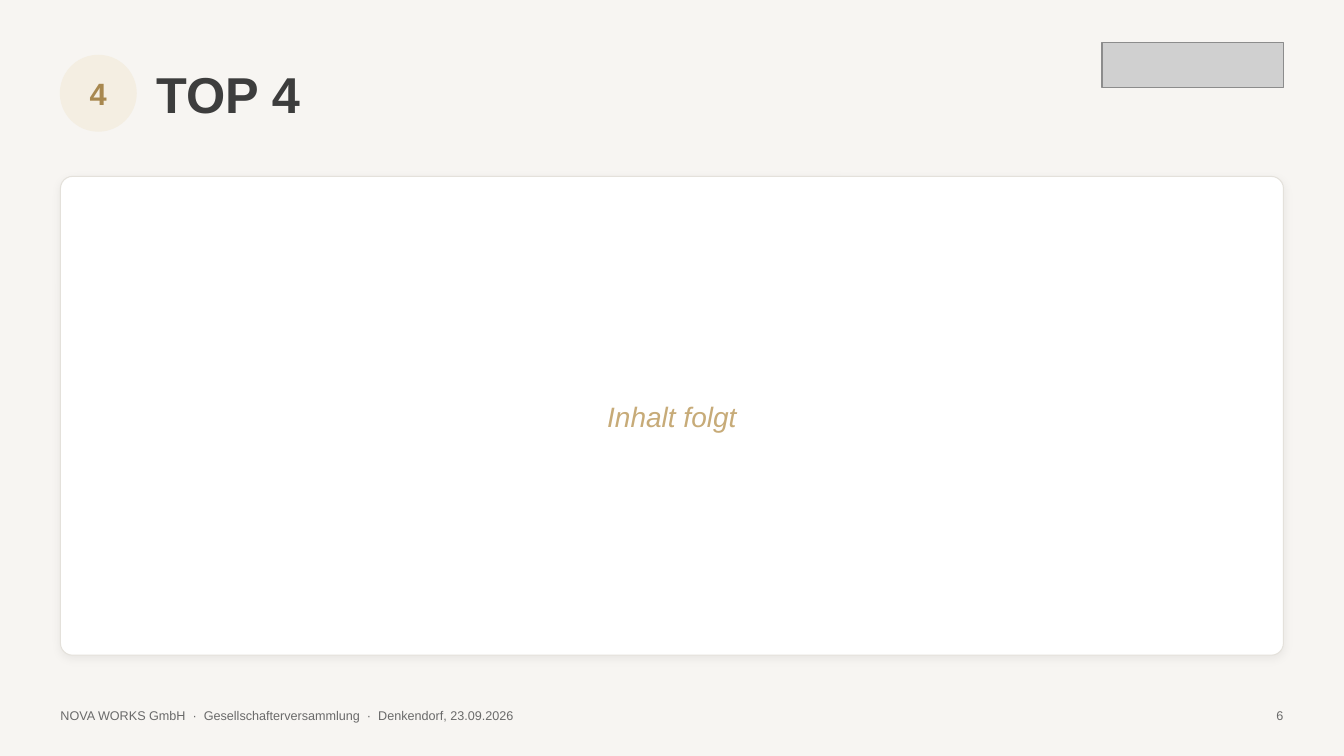
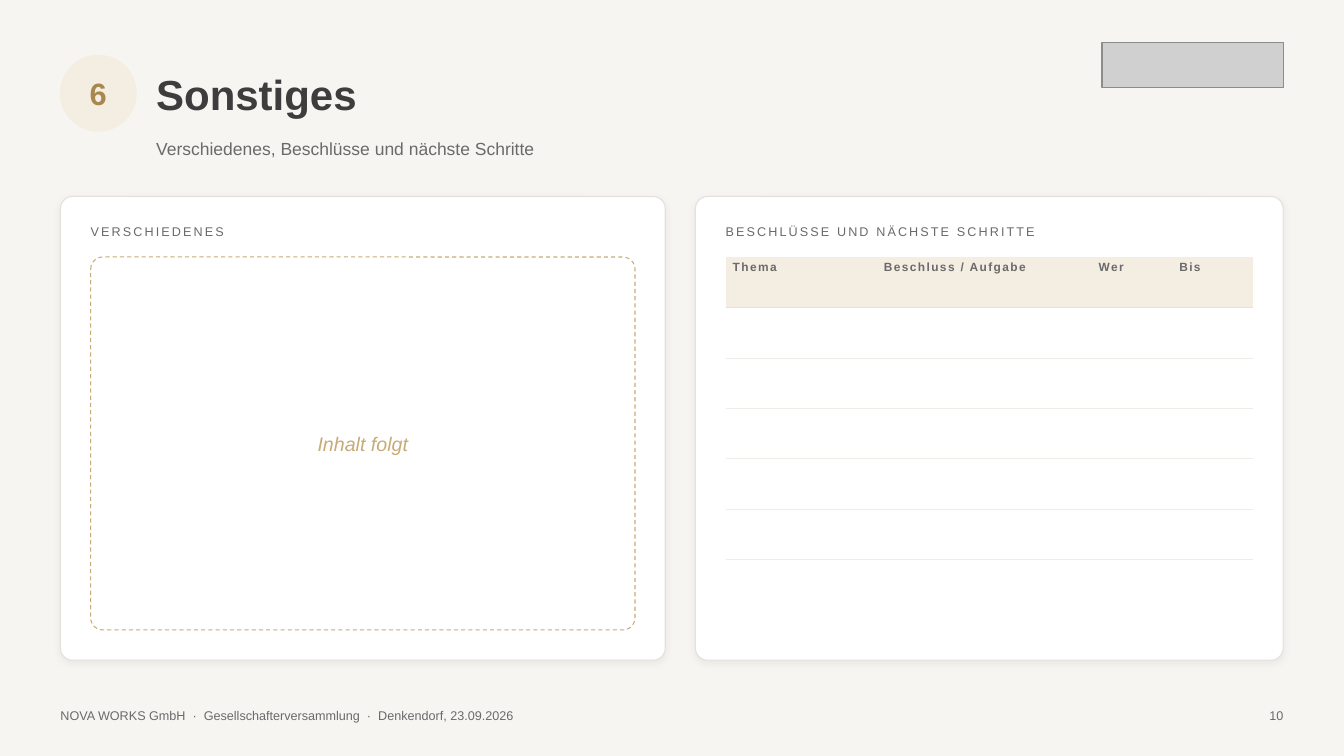
Before and after one commit to Kkoerber27/nova-works-app, a slide deck: slide 10 of praesentationen/Gesellschafterversammlung_2026-09-23.pptx (slide 6 before the commit). Drawn at 1344x756 pixels with LibreOffice and Linux fonts; fonts in the diff are those of the drawing; grey boxes stand for pictures. Boxes give left, top, right and bottom in pixels: in the first picture for what was removed or moved away, otherwise in the second. Text is boxed around its words. In the diff, an @@ line names an element or a change of style, - is before the commit and + after.

```diff
--- a/praesentationen/Gesellschafterversammlung_2026-09-23.pptx
+++ b/praesentationen/Gesellschafterversammlung_2026-09-23.pptx
@@ text "6": place and size @@
-text "6" at (1276,711,1283,720)
+text "6" at (90,83,107,106)
@@ text "6" at (90,83,107,106): size 9 to 22 pt, text colour #6A6A6A to #A8884F, bold on; alignment right to centre @@
@@ text removed at (90,84,107,105) @@
-4
@@ text removed at (156,78,300,114) @@
-TOP 4
@@ text added at (156,79,356,118), 30 pt, text #3D3D3D, bold @@
+Sonstiges
@@ text added at (156,142,534,157), 12.5 pt, text #6A6A6A @@
+Verschiedenes, Beschlüsse und nächste Schritte
@@ rounded rectangle: place and size @@
-rounded rectangle at (60,176,1284,655)
+rounded rectangle at (60,197,665,660)
@@ rounded rectangle at (60,197,665,660): proportions changed @@
@@ rounded rectangle added at (696,197,1284,660), fill #FFFFFF, outline #E4E1DB 0.75 pt @@
@@ text added at (91,227,224,236), 9 pt, text #6A6A6A @@
+VERSCHIEDENES
@@ text added at (726,226,1035,236), 9 pt, text #6A6A6A @@
+BESCHLÜSSE UND NÄCHSTE SCHRITTE
@@ text "Inhalt folgt": place and size @@
-text "Inhalt folgt" at (607,406,736,432)
+text "Inhalt folgt" at (318,437,408,455)
@@ text "Inhalt folgt" at (318,437,408,455): size 20 to 14 pt @@
@@ rounded rectangle added at (91,257,635,630), fill #FFFFFF, outline #C7AB78 0.75 pt dashed @@
@@ table added at (726,257,1253,358), 6 rows, 4 columns @@
+Thema | Beschluss / Aufgabe | Wer | Bis
+ |  |  | 
+ |  |  | 
+ |  |  | 
+ |  |  | 
+ |  |  | 
@@ text added at (1269,711,1283,720), 9 pt, text #6A6A6A @@
+10
```
Also in this commit, not shown: 2 other slides changed, 7 slides added, 3 slides removed, 2 other files.
